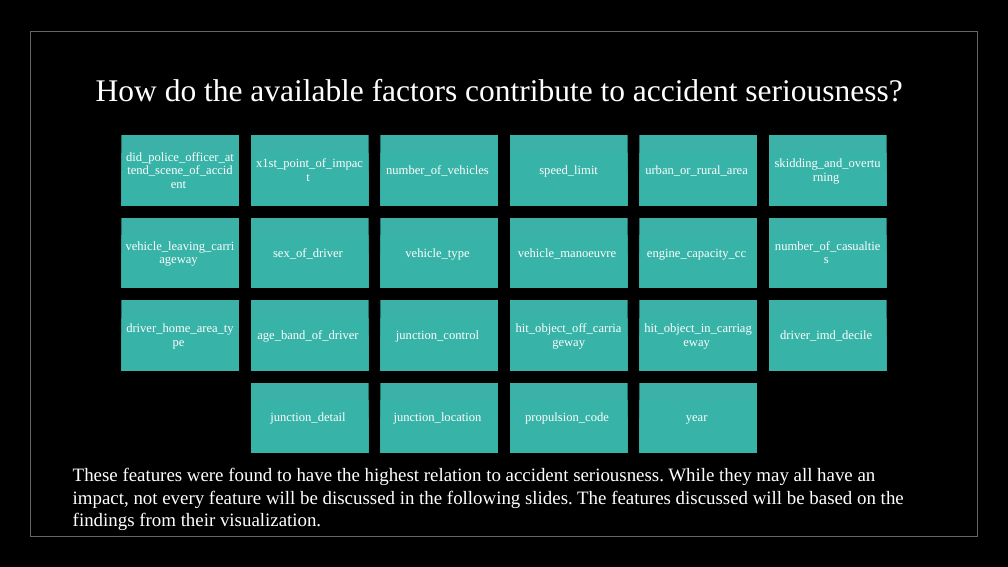
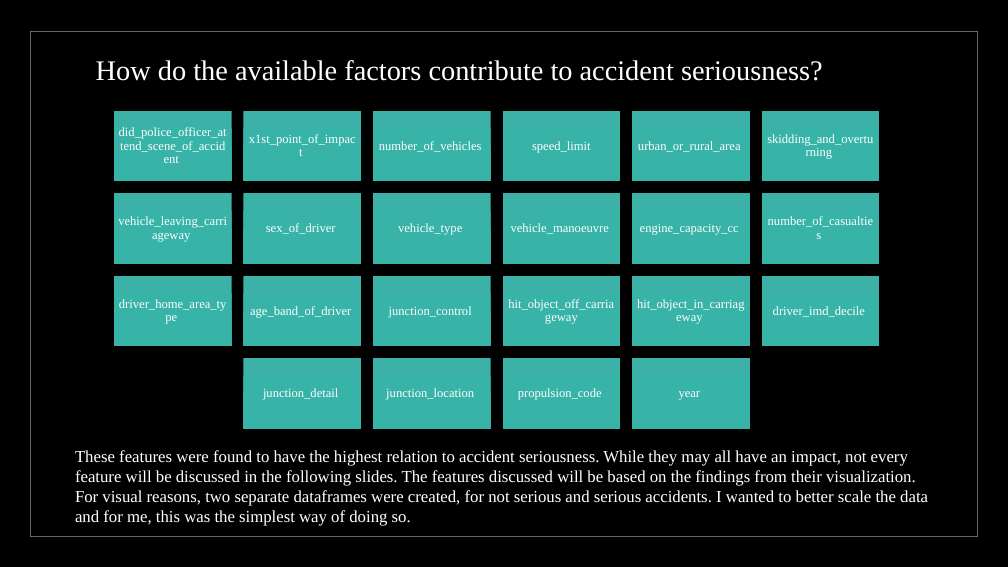
Before and after one commit to GenTaylor/Traffic-Accident-Analysis, a slide deck: slide 13 of Traffic_Analysis_and_Severity_Prediction.pptx. Drawn at 1008x567 pixels with LibreOffice and Linux fonts; fonts in the diff are those of the drawing. Boxes give left, top, right and bottom in pixels: in the first picture for what was removed or moved away, otherwise in the second. Text is boxed around its words. In the diff, an @@ line names an element or a change of style, - is before the commit and + after.

```diff
--- a/Traffic_Analysis_and_Severity_Prediction.pptx
+++ b/Traffic_Analysis_and_Severity_Prediction.pptx
@@ title "How do the available factors ..." at [96,60,823,81]: size 30 to 27 pt @@
@@ 11 texts, 11 rectangles: place and size @@
-11 texts, 11 rectangles at [121,135,628,482]
+11 texts, 11 rectangles at [114,110,621,462]
@@ 11 texts, 11 rectangles: place and size @@
-11 texts, 11 rectangles at [73,135,887,508]
+11 texts, 11 rectangles at [243,110,879,429]
@@ text at [75,450,928,526]: text changed; size 18 to 16 pt @@
-These features were found to have the highest relation to accident seriousness. While they may all have an impact, not every feature will be discussed in the following slides. The features discussed will be based on the findings from their visualization.
+These features were found to have the highest relation to accident seriousness. While they may all have an impact, not every feature will be discussed in the following slides. The features discussed will be based on the findings from their visualization. For visual reasons, two separate dataframes were created, for not serious and serious accidents. I wanted to better scale the data and for me, this was the simplest way of doing so.
```
Also in this commit, not shown: 3 other slides changed, 7 slides added, 2 slides removed, 3 other files.
